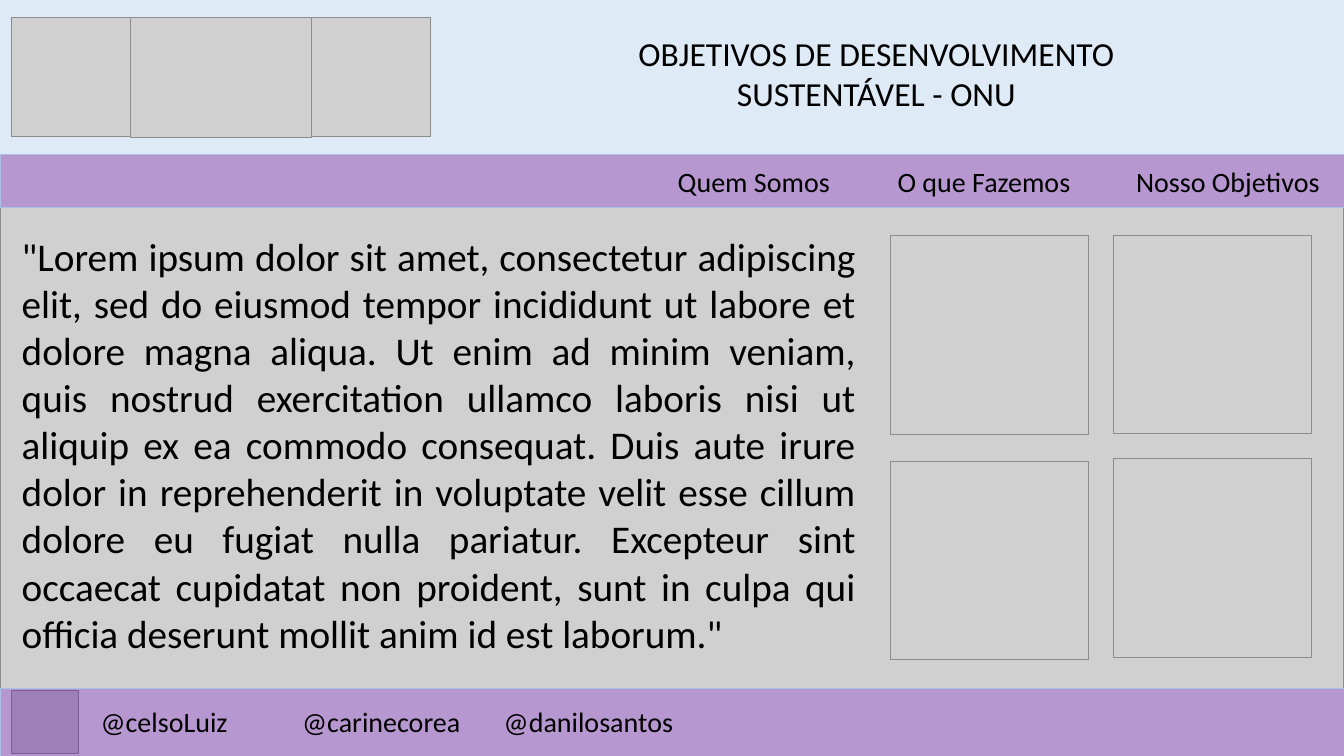
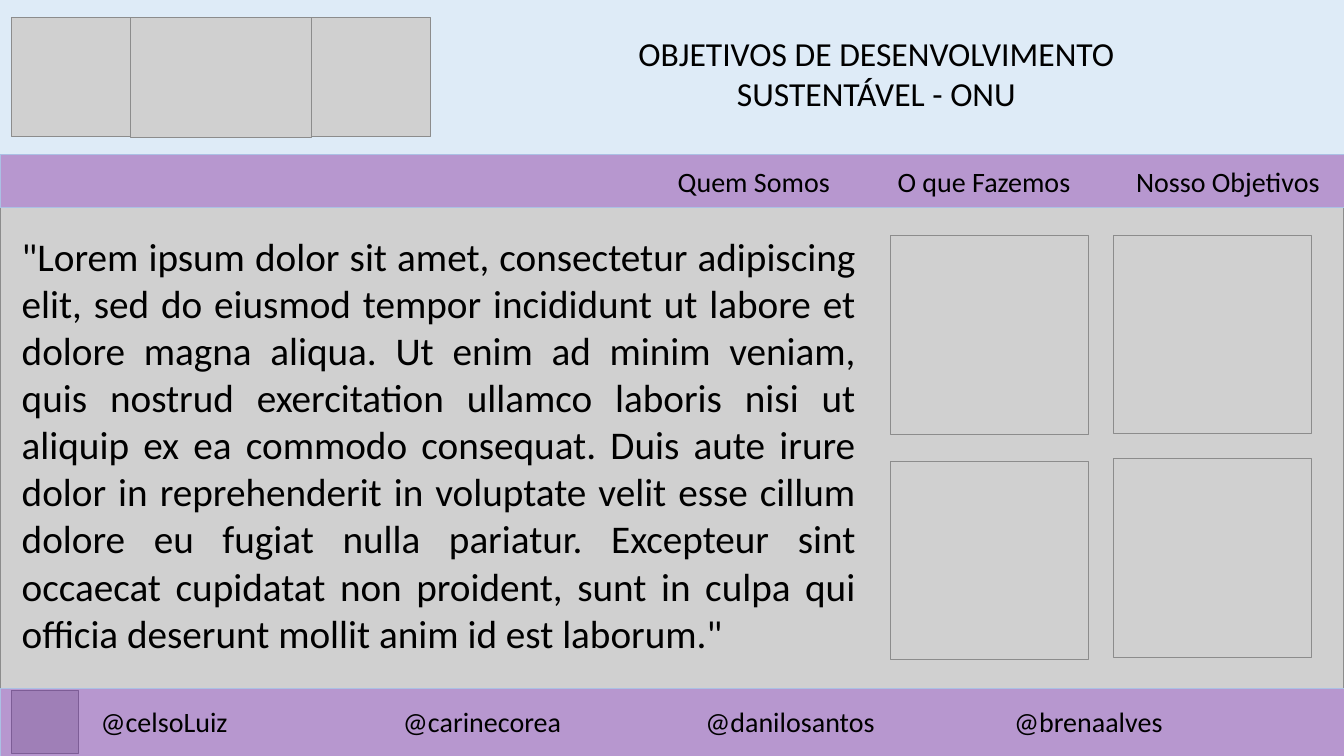
Before and after one commit to CelsoLuiz73/prototipo_o7fev2024, a slide deck: slide 1 of protótipo_projeto_integrador_grupo03_07fev2024.pptx. Drawn at 1344x756 pixels with LibreOffice and Linux fonts; fonts in the diff are those of the drawing; grey boxes stand for pictures. Boxes give left, top, right and bottom in pixels: in the first picture for what was removed or moved away, otherwise in the second. Text is boxed around its words. In the diff, an @@ line names an element or a change of style, - is before the commit and + after.

```diff
--- a/protótipo_projeto_integrador_grupo03_07fev2024.pptx
+++ b/protótipo_projeto_integrador_grupo03_07fev2024.pptx
@@ text at box(101, 712, 1162, 735): text changed @@
-@celsoLuiz @carinecorea @danilosantos
+@celsoLuiz @carinecorea @danilosantos @brenaalves
```
Also in this commit, not shown: 3 slides added, 1 other file.
